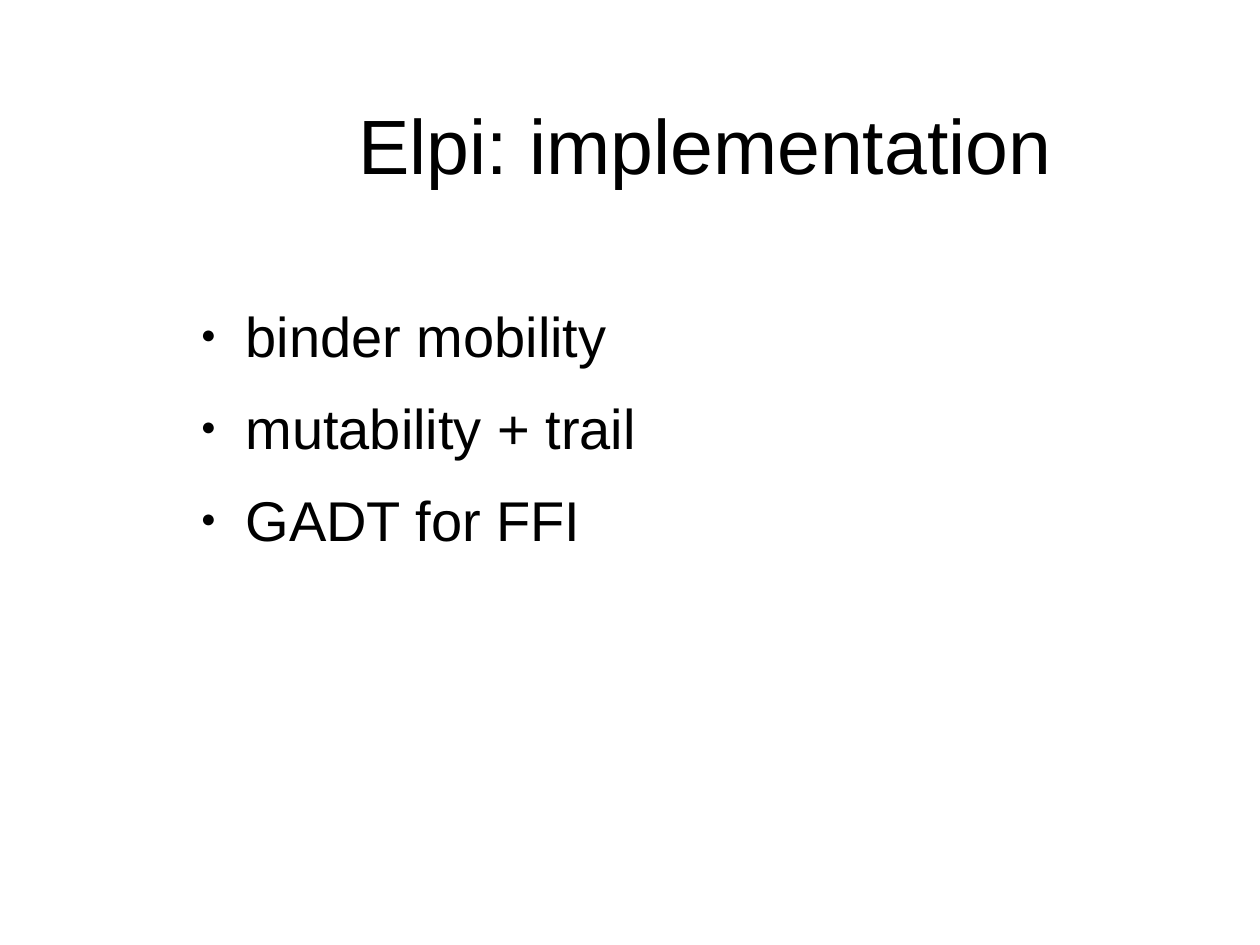
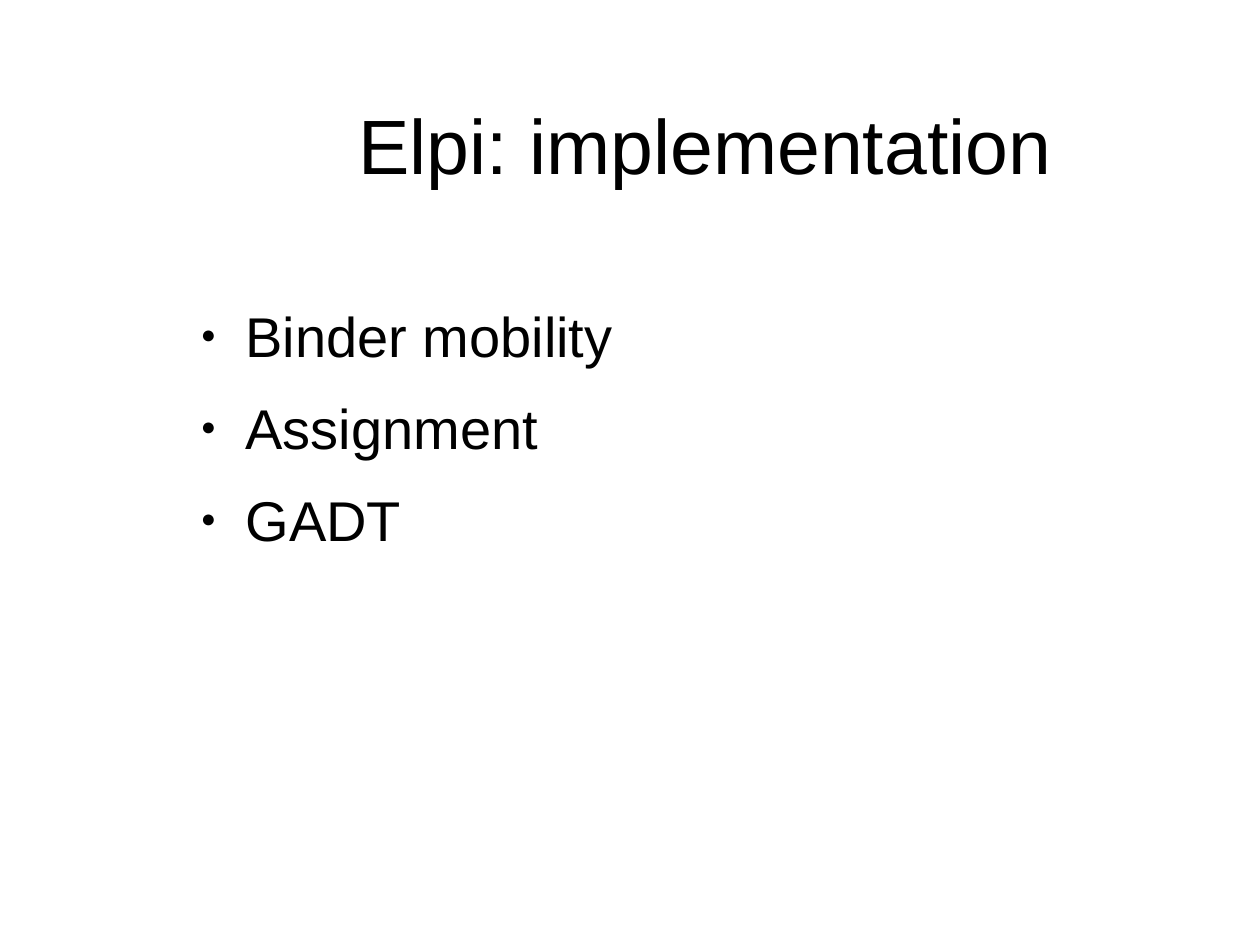
Before and after one commit to gares/mlws18, a slide deck: slide 23 of slides.odp (slide 22 before the commit). Drawn at 1260x945 pixels with LibreOffice and Linux fonts; fonts in the diff are those of the drawing; background and template pictures are left out. Boxes give left, top, right and bottom in pixels: in the first picture for what was removed or moved away, otherwise in the second. Text is boxed around its words. In the diff, an @@ line names an element or a change of style, - is before the commit and + after.

```diff
--- a/slides.odp
+++ b/slides.odp
@@ text at box(245, 316, 613, 542): text changed @@
-● binder mobility
-● mutability + trail
-● GADT for FFI
+● Binder mobility
+● Assignment
+● GADT
```
Also in this commit, not shown: 3 other slides changed, 6 slides added, 1 slide removed.
